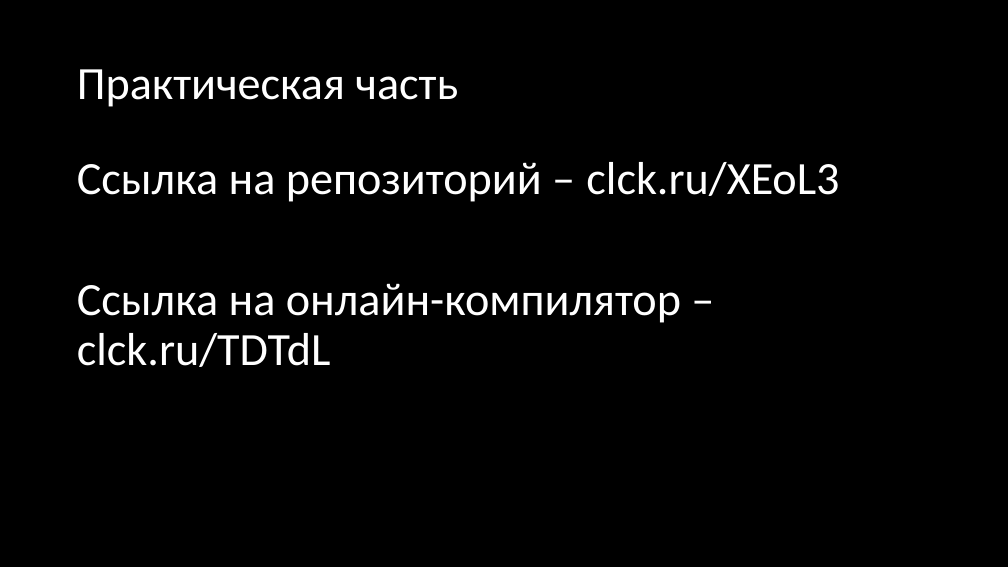
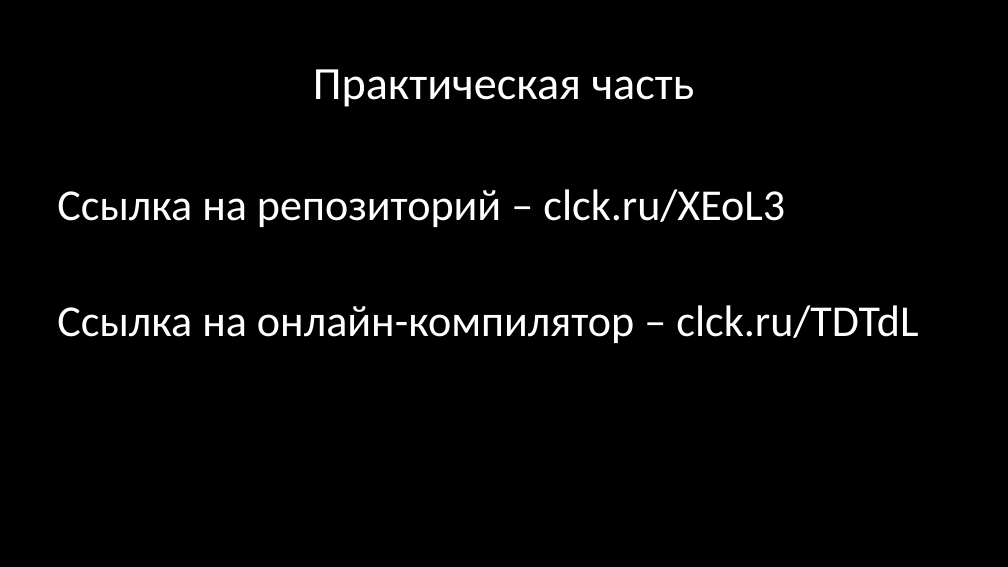
Before and after one commit to stsdmchv/OP-2021, a slide deck: slide 36 of Занятие 1.pptx (slide 30 before the commit). Drawn at 1008x567 pixels with LibreOffice and Linux fonts; fonts in the diff are those of the drawing. Boxes give left, top, right and bottom in pixels: in the first picture for what was removed or moved away, otherwise in the second. Text is boxed around its words. In the diff, an @@ line names an element or a change of style, - is before the commit and + after.

```diff
--- a/Занятие 1.pptx
+++ b/Занятие 1.pptx
@@ title "Практическая часть" at <box>313,69,695,107</box>: alignment left to centre @@
@@ text "Ссылка на репозиторий – clck.ru/XEoL3": place and size @@
-text "Ссылка на репозиторий – clck.ru/XEoL3" at <box>77,162,839,367</box>
+text "Ссылка на репозиторий – clck.ru/XEoL3" at <box>57,189,918,343</box>
@@ text "Ссылка на репозиторий – clck.ru/XEoL3" at <box>57,189,918,343</box>: size 44 to 42 pt @@
```
Also in this commit, not shown: 6 other slides changed, 6 slides added.
